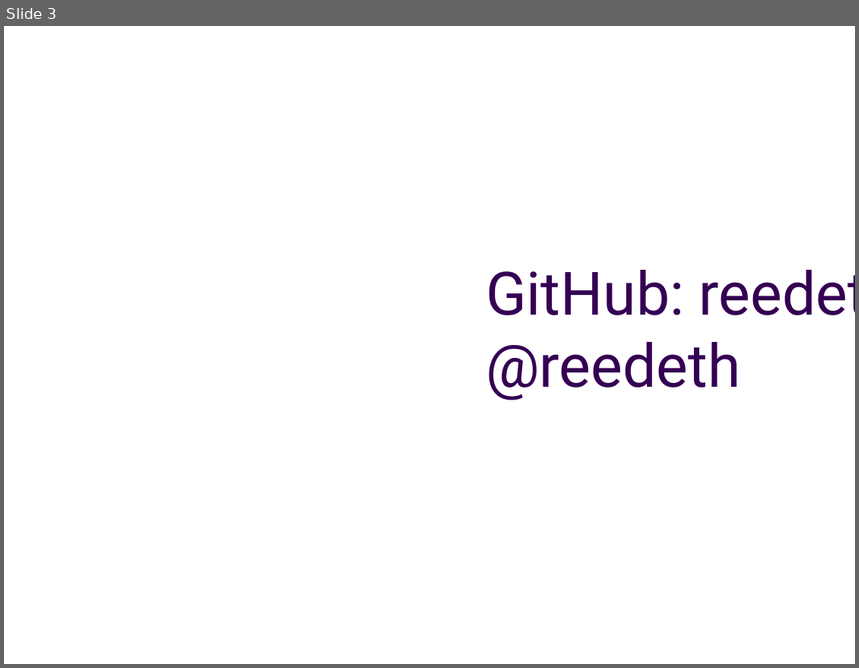
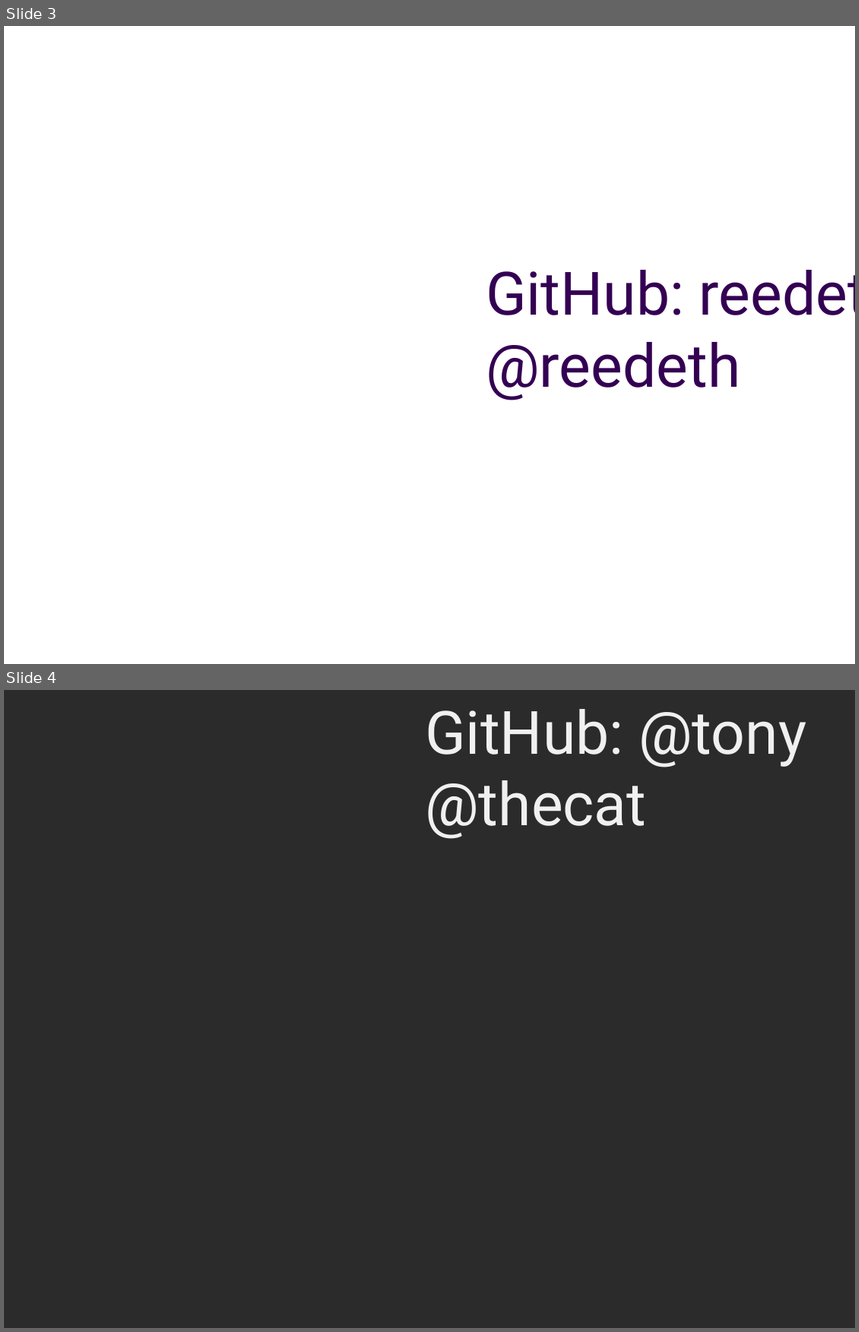
Before and after one commit to humanitiesprogramming/slides, a slide deck: 2017/misc/intro.pptx. Shown one above the other, each under a label of ours: slide 3 before the commit, slides 3 and 4 after it. The pictures are 859x668 and 859x1332 pixels, drawn with LibreOffice and Linux fonts; fonts in the diff are those of the drawing; background and template pictures are left out; a plain dark background stands for a picture behind light text. Boxes give left, top, right and bottom in pixels: in the first picture for what was removed or moved away, otherwise in the second. Text is boxed around its words. In the diff, an @@ line names an element or a change of style, - is before the commit and + after.

```diff
--- a/2017/misc/intro.pptx
+++ b/2017/misc/intro.pptx
@@ slide 4 added at [4, 690, 855, 1328], background picture (left out) @@
@@ text added at [425, 709, 807, 839], 72 pt, text #F0F0F0 @@
+GitHub: @tony
+@thecat
```
Also in this commit, not shown: 3 slides changed, 2 other files.
